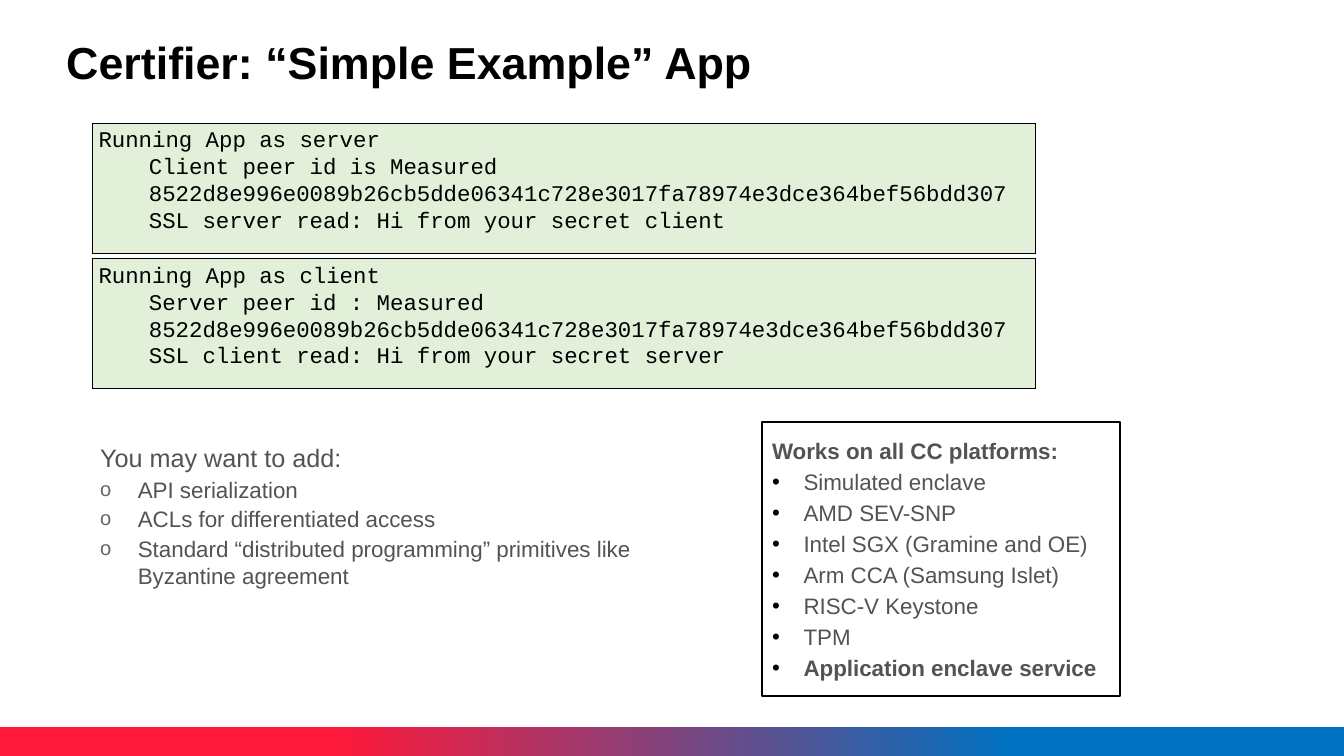
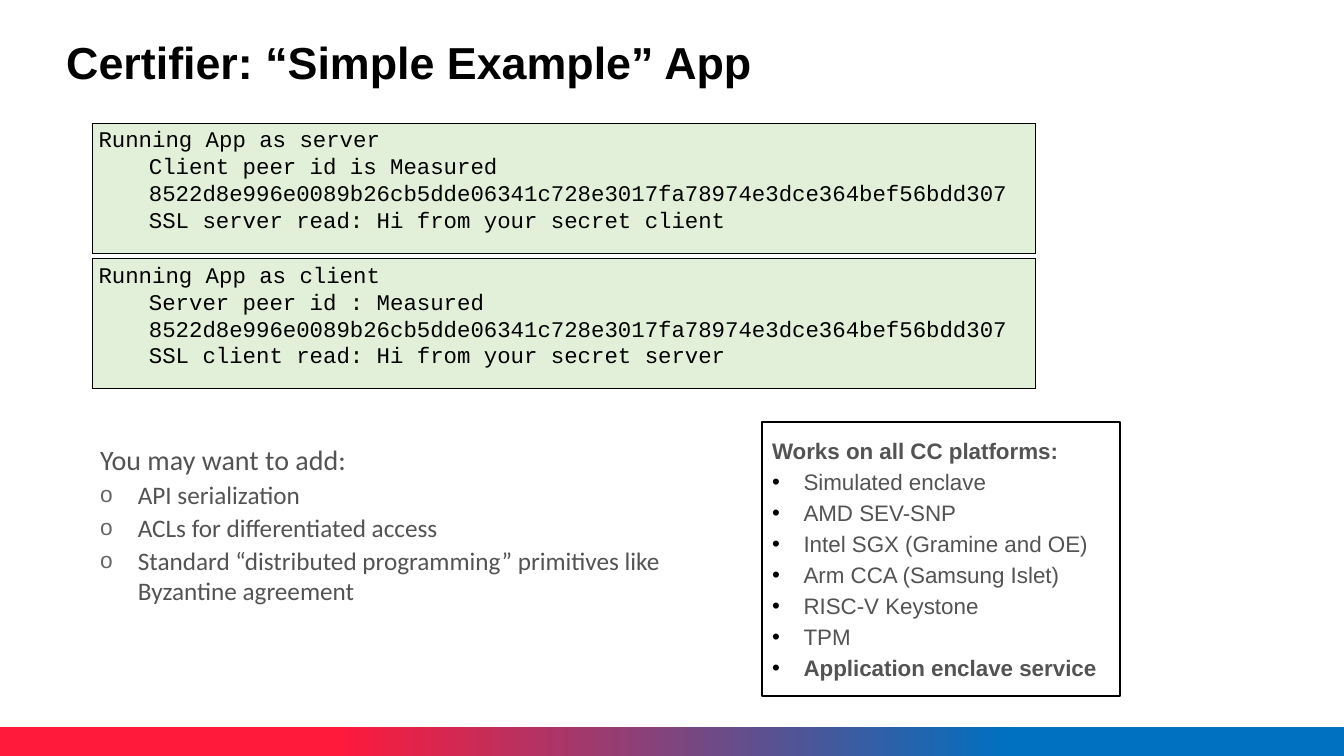
Before and after one commit to ccc-certifier-framework/certifier-framework-for-confidential-computing, a slide deck: slide 10 of Doc/CCC-Proposal-status-2026.pptx (slide 9 before the commit). Drawn at 1344x756 pixels with LibreOffice and Linux fonts; fonts in the diff are those of the drawing; background and template pictures are left out. Boxes give left, top, right and bottom in pixels: in the first picture for what was removed or moved away, otherwise in the second. Text is boxed around its words. In the diff, an @@ line names an element or a change of style, - is before the commit and + after.

```diff
--- a/Doc/CCC-Proposal-status-2026.pptx
+++ b/Doc/CCC-Proposal-status-2026.pptx
@@ text "You may want to add:" at (100,450,660,605): size 18 to 20 pt in "You may want to add:"; font Arial to Calibri; size 16 to 18 pt in "API serialization", "ACLs for differentiated access", "Standard “distributed programming” primitives like Byzantine ..." @@
```
Also in this commit, not shown: 7 other slides changed, 1 slide added, 1 other file.
